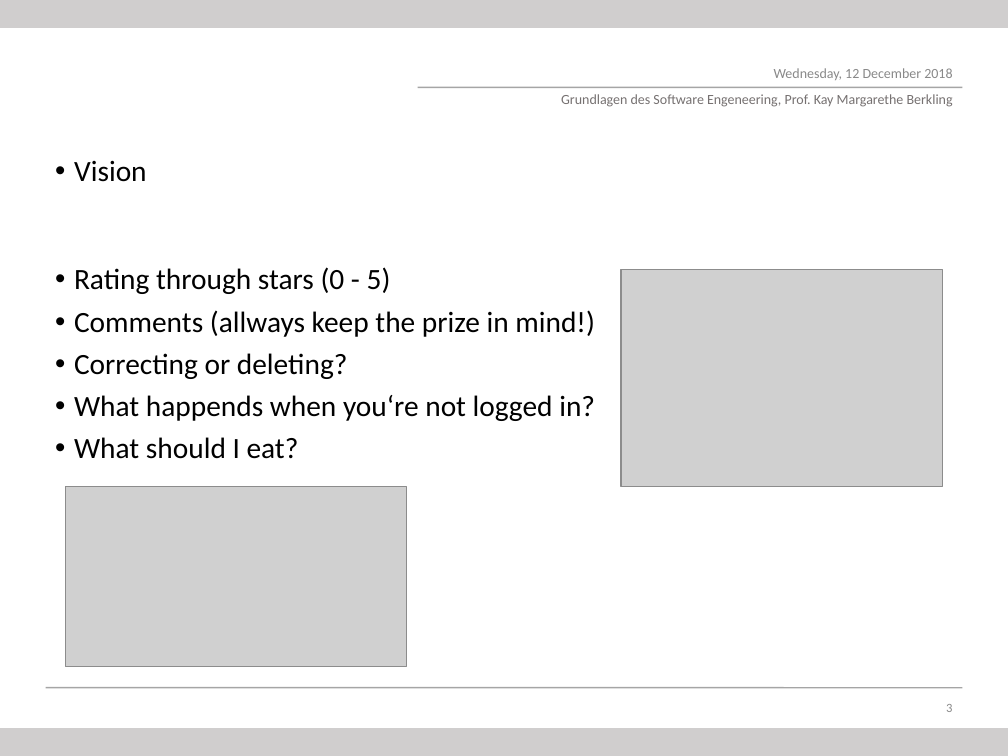
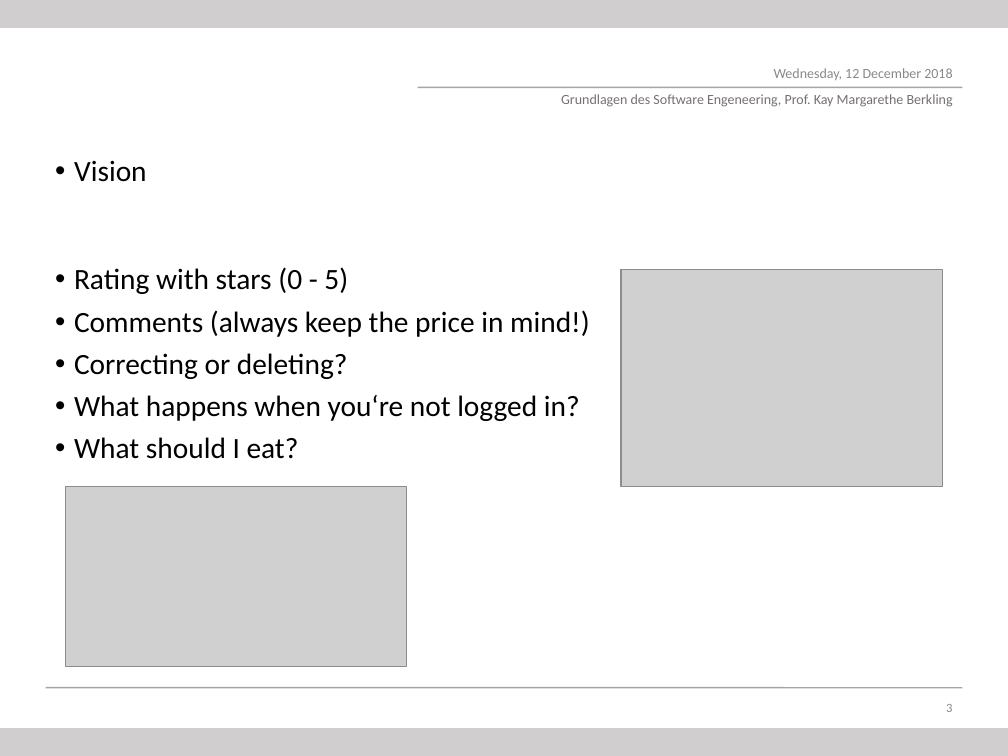
Before and after one commit to dhbwiewarsessen/dhbwwe-app, a slide deck: slide 3 of Documentation/Pres_VisionFromThimo.odp. Drawn at 1008x756 pixels with LibreOffice and Linux fonts; fonts in the diff are those of the drawing; grey boxes stand for pictures; background and template pictures are left out. Boxes give left, top, right and bottom in pixels: in the first picture for what was removed or moved away, otherwise in the second. Text is boxed around its words. In the diff, an @@ line names an element or a change of style, - is before the commit and + after.

```diff
--- a/Documentation/Pres_VisionFromThimo.odp
+++ b/Documentation/Pres_VisionFromThimo.odp
@@ text at box(74, 267, 590, 337): text changed @@
-• Rating through stars (0 - 5)
-• Comments (allways keep the prize in mind!)
+• Rating with stars (0 - 5)
+• Comments (always keep the price in mind!)
@@ text at box(74, 395, 580, 421): text changed @@
-• What happends when you‘re not logged in?
+• What happens when you‘re not logged in?
```
